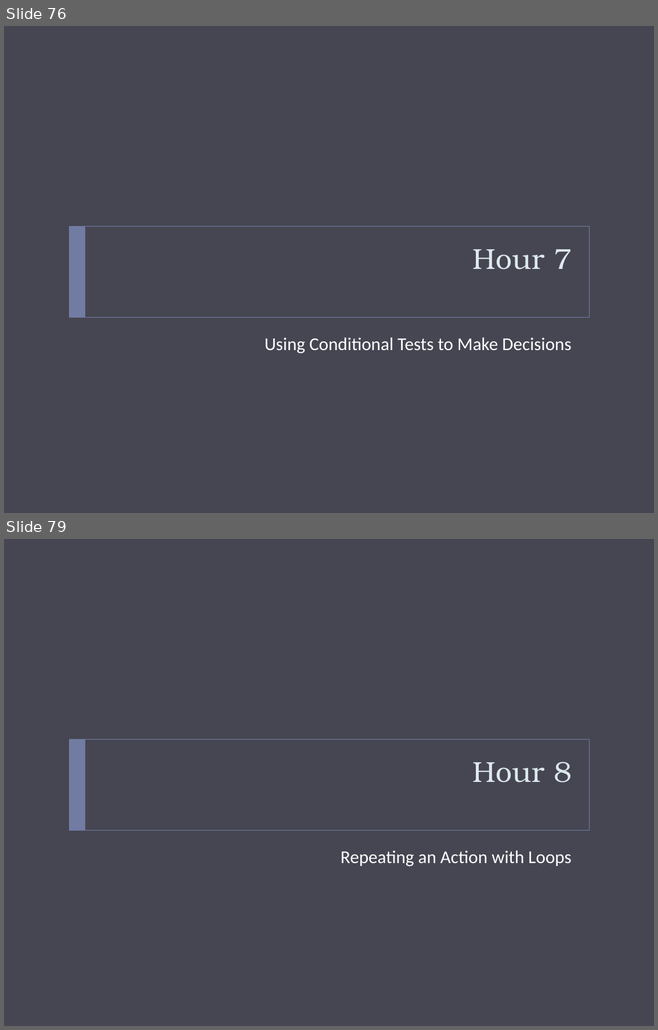
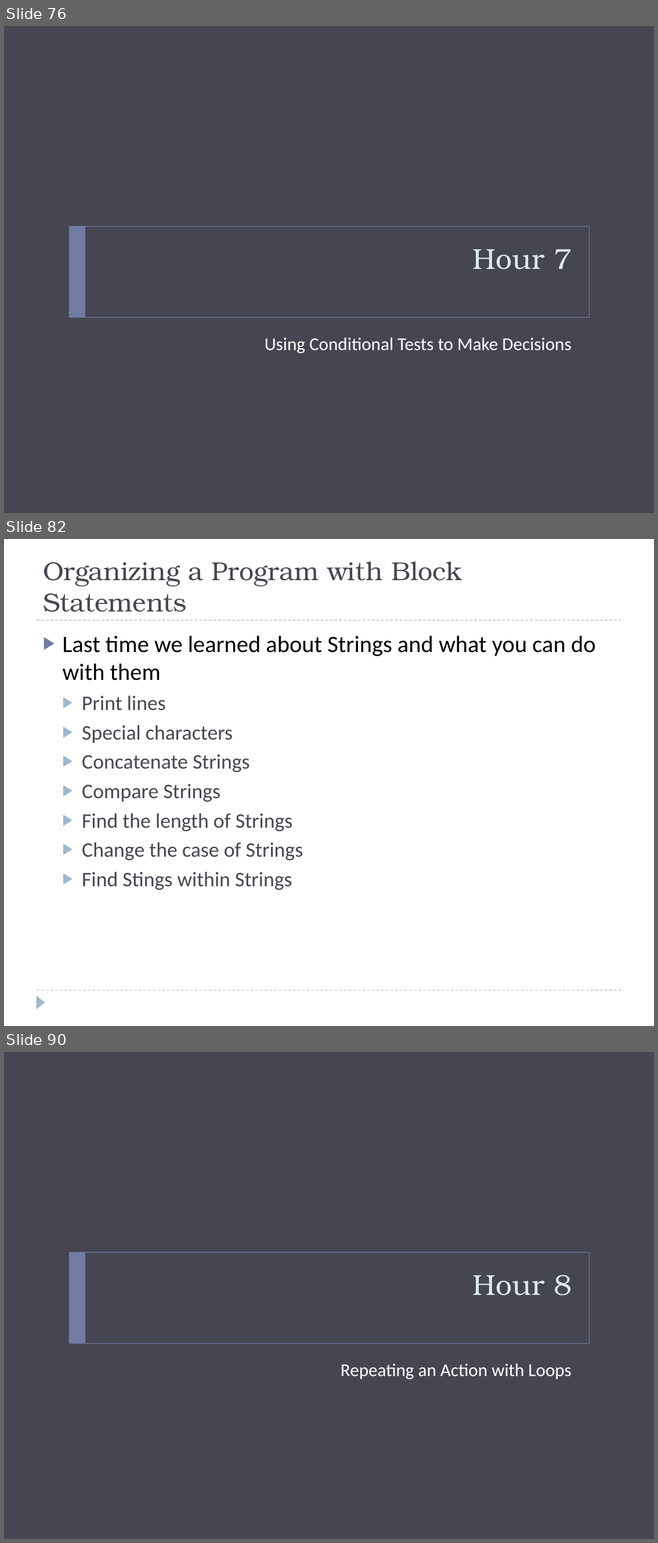
Before and after one commit to bcraig108/JavaClass_2013_Summer, a slide deck: Introduction to Java Programming.pptx. Shown one above the other, each under a label of ours: slides 76 and 79 before the commit, slides 76, 82 and 90 after it; the slides between them are not shown. The pictures are 658x1030 and 658x1543 pixels, drawn with LibreOffice and Linux fonts; fonts in the diff are those of the drawing; background and template pictures are left out. Boxes give left, top, right and bottom in pixels: in the first picture for what was removed or moved away, otherwise in the second. Text is boxed around its words. In the diff, an @@ line names an element or a change of style, - is before the commit and + after.

```diff
--- a/Introduction to Java Programming.pptx
+++ b/Introduction to Java Programming.pptx
@@ slide 82 added at <box>4,539,654,1026</box>, background #FFFFFF @@
@@ title added at <box>43,562,462,612</box>, 28.8 pt, text #464653 @@
+Organizing a Program with Block Statements
@@ line added from (36, 620) to (621, 620), #9FB8CD 0.75 pt dashed @@
@@ text added at <box>63,636,596,890</box>, 23 pt, text #464653 @@
+▶ Last time we learned about Strings and what you can do with them
+  ▶ Print lines
+  ▶ Special characters
+  ▶ Concatenate Strings
+  ▶ Compare Strings
+  ▶ Find the length of Strings
+  ▶ Change the case of Strings
+  ▶ Find Stings within Strings
@@ line added from (36, 990) to (621, 990), #9FB8CD 0.75 pt dashed @@
@@ triangle added at <box>36,995,45,1009</box>, fill #9FB8CD @@
@@ what was slide 79 is now slide 90 @@
```
Also in this commit, not shown: 1 slide changed, 11 other slides added, 1 slide removed, 2 other files.
